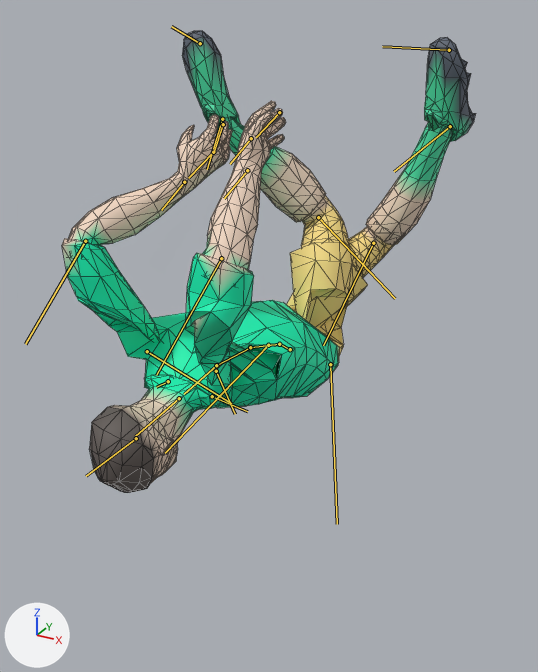
The glTF model frontend/react-shell/public/models/footballer/gtex_humanoid_footballer.glb as it was, and as the next commit left it.
Both versions are drawn from a camera (50 mm lens) standing at (84.5, -177.1, 164.5) and looking at (-5.1, -14.1, 83.0). The axes (+X, +Y, +Z) are drawn at lower left. The lights are the same throughout. The older version comes first. Both versions are drawn at frame 17 of the action 'mocap_gk_dive_low'; the numbers are the values there. The bones that bend it are drawn over the model as lines. Mesh edges are drawn as thin lines.

Names of what the first picture shows: 'Player'.
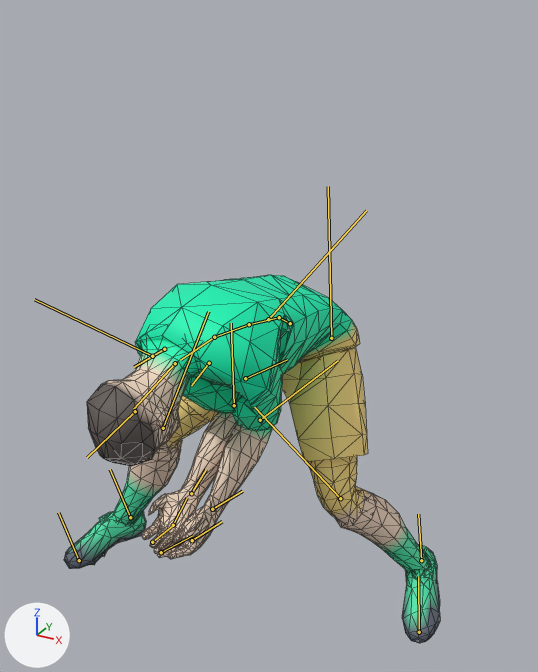
Boxes [x1, y1, x2, y2] around the edits, measured in the pictures (538 x 672 px):
'Player', posed (9% narrower, 20% shorter)
    before: [62, 30, 476, 493]
    after: [64, 275, 440, 643]
bone 'Hips', root to tip
    before: (290, 349) to (279, 344)
    after: (290, 323) to (279, 317)
bone 'LeftUpLeg', root to tip
    before: (330, 364) to (337, 524)
    after: (331, 338) to (328, 186)
bone 'LeftLeg', root to tip
    before: (318, 217) to (395, 298)
    after: (340, 498) to (254, 407)
bone 'LeftFoot', root to tip
    before: (222, 119) to (207, 169)
    after: (421, 560) to (418, 514)
bone 'LeftToeBase', root to tip
    before: (200, 43) to (171, 26)
    after: (419, 632) to (418, 576)
bone 'RightUpLeg', root to tip
    before: (268, 345) to (165, 453)
    after: (268, 319) to (366, 210)
bone 'RightLeg', root to tip
    before: (373, 243) to (323, 345)
    after: (163, 428) to (208, 311)
bone 'RightFoot', root to tip
    before: (450, 126) to (394, 171)
    after: (130, 517) to (110, 469)
bone 'RightToeBase', root to tip
    before: (449, 50) to (382, 46)
    after: (79, 560) to (58, 512)
bone 'Spine', root to tip
    before: (279, 344) to (250, 347)
    after: (279, 317) to (249, 324)
bone 'Spine1', root to tip
    before: (250, 347) to (216, 365)
    after: (249, 324) to (214, 337)
bone 'Spine2', root to tip
    before: (216, 365) to (184, 394)
    after: (214, 337) to (180, 360)
bone 'LeftShoulder', root to tip
    before: (212, 396) to (247, 411)
    after: (209, 363) to (191, 385)
bone 'LeftArm', root to tip
    before: (216, 371) to (235, 414)
    after: (245, 378) to (287, 359)
bone 'LeftForeArm', root to tip
    before: (221, 258) to (156, 375)
    after: (260, 420) to (338, 360)
bone 'LeftHand', root to tip
    before: (247, 170) to (224, 198)
    after: (212, 509) to (242, 491)
bone 'RightShoulder', root to tip
    before: (168, 381) to (156, 387)
    after: (164, 349) to (134, 367)
bone 'RightArm', root to tip
    before: (147, 351) to (231, 403)
    after: (152, 356) to (34, 299)
bone 'RightForeArm', root to tip
    before: (85, 241) to (25, 344)
    after: (234, 405) to (231, 323)
bone 'RightHand', root to tip
    before: (184, 182) to (161, 210)
    after: (191, 493) to (206, 469)
bone 'Neck', root to tip
    before: (179, 398) to (135, 436)
    after: (175, 363) to (133, 409)

Patch to the scene script:
```diff
--- a/frontend/react-shell/public/models/footballer/gtex_humanoid_footballer.glb.py
+++ b/frontend/react-shell/public/models/footballer/gtex_humanoid_footballer.glb.py
@@ bone_hips @@
 bone_hips = bpy.data.objects['GTEXHumanoidFootballerRoot'].pose.bones['Hips']
-bone_hips.location = (-4.7, -25.9, 2.2)
-bone_hips.rotation_quaternion = (0.884, 0.465, -0.046, 0.005)  # degrees (56, -5, -2)
+bone_hips.location = (-4.8, -17.6, 2.2)
+bone_hips.rotation_quaternion = (0.878, 0.476, -0.046, 0.006)  # degrees (57, -5, -2)
@@ bone_leftupleg @@
 bone_leftupleg = bpy.data.objects['GTEXHumanoidFootballerRoot'].pose.bones['LeftUpLeg']  # child of 'Hips'
-bone_leftupleg.rotation_quaternion = (0.217, -0.029, -0.634, -0.742)  # degrees (78, -19, -163)
+bone_leftupleg.rotation_quaternion = (0.739, -0.642, 0.023, 0.203)  # degrees (-79, 17, 16)
@@ bone_leftleg @@
 bone_leftleg = bpy.data.objects['GTEXHumanoidFootballerRoot'].pose.bones['LeftLeg']  # child of 'LeftUpLeg'
-bone_leftleg.rotation_quaternion = (0.861, -0.499, -0.063, 0.071)  # degrees (-60, -2, 11)
+bone_leftleg.rotation_quaternion = (0.887, 0.45, 0.086, 0.055)  # degrees (54, 6, 10)
@@ bone_leftfoot @@
 bone_leftfoot = bpy.data.objects['GTEXHumanoidFootballerRoot'].pose.bones['LeftFoot']  # child of 'LeftLeg'
-bone_leftfoot.rotation_quaternion = (0.709, 0.664, -0.166, -0.172)  # degrees (86, 0, -28)
+bone_leftfoot.rotation_quaternion = (0.975, -0.076, 0.007, -0.209)  # degrees (-9, -1, -24)
@@ bone_lefttoebase @@
 bone_lefttoebase = bpy.data.objects['GTEXHumanoidFootballerRoot'].pose.bones['LeftToeBase']  # child of 'LeftFoot'
-bone_lefttoebase.rotation_quaternion = (0.93, 0.365, -0.035, 0.007)  # degrees (43, -4, -1)
+bone_lefttoebase.rotation_quaternion = (0.996, -0.085, 0.0, -0.007)  # degrees (-10, 0, -1)
@@ bone_rightupleg @@
 bone_rightupleg = bpy.data.objects['GTEXHumanoidFootballerRoot'].pose.bones['RightUpLeg']  # child of 'Hips'
-bone_rightupleg.rotation_quaternion = (0.127, -0.13, 0.761, 0.622)  # degrees (-78, 159, 2)
+bone_rightupleg.rotation_quaternion = (0.617, -0.77, -0.12, -0.112)  # degrees (-103, -19, 3)
@@ bone_rightleg @@
 bone_rightleg = bpy.data.objects['GTEXHumanoidFootballerRoot'].pose.bones['RightLeg']  # child of 'RightUpLeg'
-bone_rightleg.rotation_quaternion = (0.935, -0.349, 0.043, -0.049)  # degrees (-41, 3, -7)
+bone_rightleg.rotation_quaternion = (0.952, 0.298, -0.058, -0.03)  # degrees (35, -5, -5)
@@ bone_rightfoot @@
 bone_rightfoot = bpy.data.objects['GTEXHumanoidFootballerRoot'].pose.bones['RightFoot']  # child of 'RightLeg'
-bone_rightfoot.rotation_quaternion = (0.904, 0.398, 0.129, 0.09)  # degrees (49, 9, 16)
+bone_rightfoot.rotation_quaternion = (0.957, 0.257, -0.04, 0.131)  # degrees (29, -8, 13)
@@ bone_righttoebase @@
 bone_righttoebase = bpy.data.objects['GTEXHumanoidFootballerRoot'].pose.bones['RightToeBase']  # child of 'RightFoot'
-bone_righttoebase.rotation_quaternion = (0.954, 0.297, 0.031, -0.008)  # degrees (35, 4, 0)
+bone_righttoebase.rotation_quaternion = (1.0, -0.02, 0.0, 0.002)  # degrees (-2, 0, 0)
@@ bone_spine @@
 bone_spine = bpy.data.objects['GTEXHumanoidFootballerRoot'].pose.bones['Spine']  # child of 'Hips'
-bone_spine.rotation_quaternion = (0.988, 0.156, 0.008, 0.011)  # degrees (18, 1, 1)
+bone_spine.rotation_quaternion = (0.981, 0.192, 0.008, 0.01)  # degrees (22, 1, 1)
@@ bone_spine1 @@
 bone_spine1 = bpy.data.objects['GTEXHumanoidFootballerRoot'].pose.bones['Spine1']  # child of 'Spine'
-bone_spine1.rotation_quaternion = (0.992, 0.125, 0.007, 0.001)  # degrees (14, 1, 0)
+bone_spine1.rotation_quaternion = (0.999, 0.038, 0.007, 0.001)  # degrees (4, 1, 0)
@@ bone_spine2 @@
 bone_spine2 = bpy.data.objects['GTEXHumanoidFootballerRoot'].pose.bones['Spine2']  # child of 'Spine1'
-bone_spine2.rotation_quaternion = (0.992, 0.124, 0.008, 0.009)  # degrees (14, 1, 1)
+bone_spine2.rotation_quaternion = (0.994, 0.111, 0.007, 0.01)  # degrees (13, 1, 1)
@@ bone_leftshoulder @@
 bone_leftshoulder = bpy.data.objects['GTEXHumanoidFootballerRoot'].pose.bones['LeftShoulder']  # child of 'Spine2'
-bone_leftshoulder.rotation_quaternion = (-0.535, -0.632, -0.262, 0.496)  # degrees (81, 65, -28)
+bone_leftshoulder.rotation_quaternion = (0.949, -0.005, -0.292, -0.121)  # degrees (4, -34, -16)
@@ bone_leftarm @@
 bone_leftarm = bpy.data.objects['GTEXHumanoidFootballerRoot'].pose.bones['LeftArm']  # child of 'LeftShoulder'
-bone_leftarm.rotation_quaternion = (0.692, 0.561, -0.346, 0.296)  # degrees (77, -54, 2)
+bone_leftarm.rotation_quaternion = (0.877, -0.473, -0.017, -0.076)  # degrees (-56, -6, -7)
@@ bone_leftforearm @@
 bone_leftforearm = bpy.data.objects['GTEXHumanoidFootballerRoot'].pose.bones['LeftForeArm']  # child of 'LeftArm'
-bone_leftforearm.rotation_quaternion = (0.761, 0.066, -0.001, 0.645)  # degrees (6, -5, 80)
+bone_leftforearm.rotation_quaternion = (0.841, -0.516, -0.15, -0.066)  # degrees (-63, -19, 3)
@@ bone_lefthand @@
 bone_lefthand = bpy.data.objects['GTEXHumanoidFootballerRoot'].pose.bones['LeftHand']  # child of 'LeftForeArm'
-bone_lefthand.rotation_quaternion = (0.907, 0.085, -0.386, 0.145)  # degrees (3, -46, 17)
+bone_lefthand.rotation_quaternion = (0.87, -0.245, 0.375, -0.204)  # degrees (-44, 34, -40)
@@ bone_rightshoulder @@
 bone_rightshoulder = bpy.data.objects['GTEXHumanoidFootballerRoot'].pose.bones['RightShoulder']  # child of 'Spine2'
-bone_rightshoulder.rotation_quaternion = (-0.583, -0.657, 0.23, -0.419)  # degrees (87, -55, 19)
+bone_rightshoulder.rotation_quaternion = (0.92, 0.002, 0.382, 0.089)  # degrees (6, 45, 13)
@@ bone_rightarm @@
 bone_rightarm = bpy.data.objects['GTEXHumanoidFootballerRoot'].pose.bones['RightArm']  # child of 'RightShoulder'
-bone_rightarm.rotation_quaternion = (0.707, 0.534, 0.43, -0.173)  # degrees (84, 52, 21)
+bone_rightarm.rotation_quaternion = (0.871, -0.469, -0.133, 0.055)  # degrees (-58, -10, 13)
@@ bone_rightforearm @@
 bone_rightforearm = bpy.data.objects['GTEXHumanoidFootballerRoot'].pose.bones['RightForeArm']  # child of 'RightArm'
-bone_rightforearm.rotation_quaternion = (0.693, 0.072, 0.001, -0.717)  # degrees (6, 6, -92)
+bone_rightforearm.rotation_quaternion = (0.785, -0.586, 0.19, 0.073)  # degrees (-75, 23, -7)
@@ bone_righthand @@
 bone_righthand = bpy.data.objects['GTEXHumanoidFootballerRoot'].pose.bones['RightHand']  # child of 'RightForeArm'
-bone_righthand.rotation_quaternion = (0.876, 0.082, 0.469, -0.077)  # degrees (7, 57, -6)
+bone_righthand.rotation_quaternion = (0.832, -0.222, -0.464, 0.206)  # degrees (-50, -43, 49)
@@ bone_neck @@
 bone_neck = bpy.data.objects['GTEXHumanoidFootballerRoot'].pose.bones['Neck']  # child of 'Spine2'
-bone_neck.rotation_quaternion = (1.0, -0.008, 0.006, -0.004)  # degrees (-1, 1, 0)
+bone_neck.rotation_quaternion = (0.991, 0.132, 0.006, -0.004)  # degrees (15, 1, 0)
```
